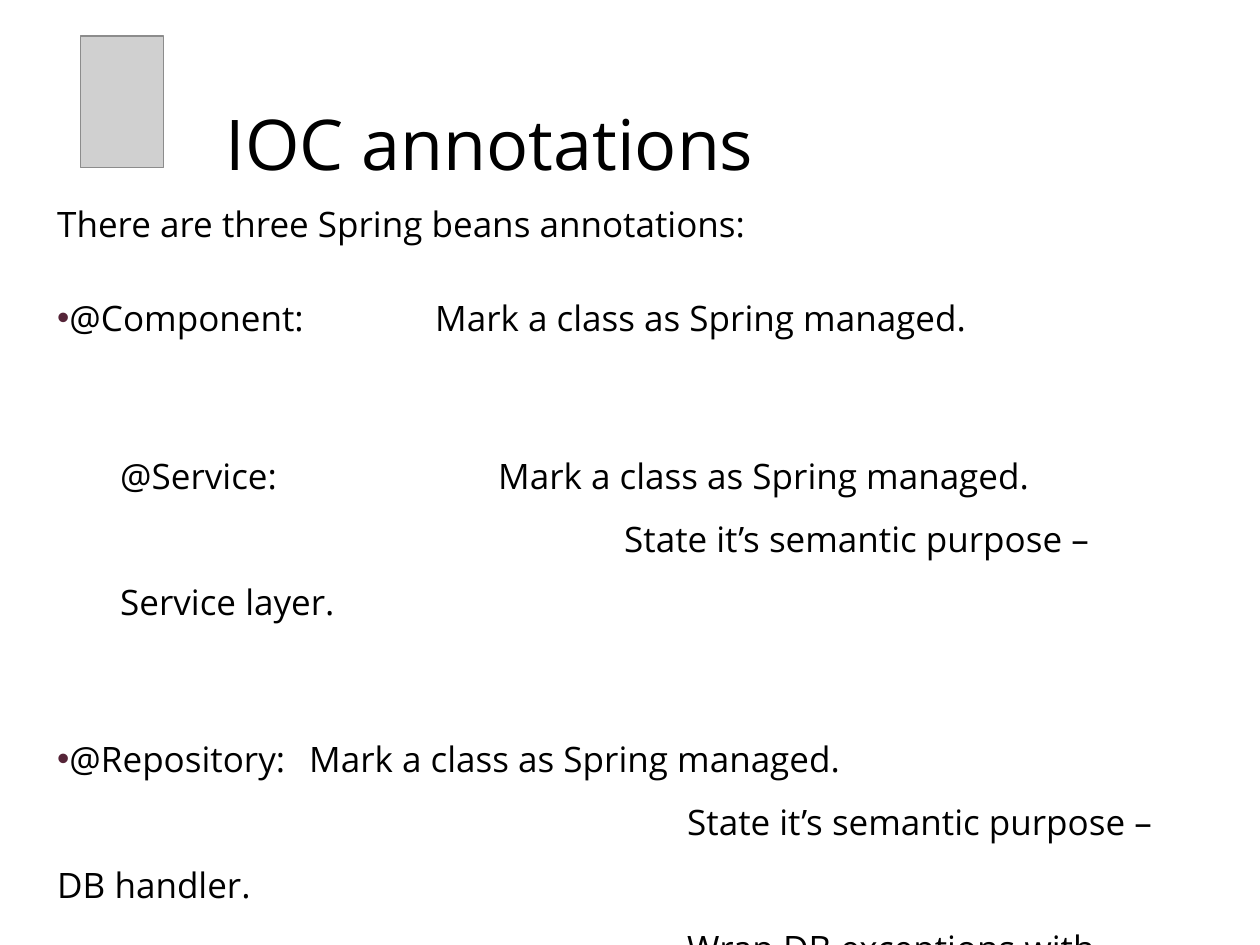
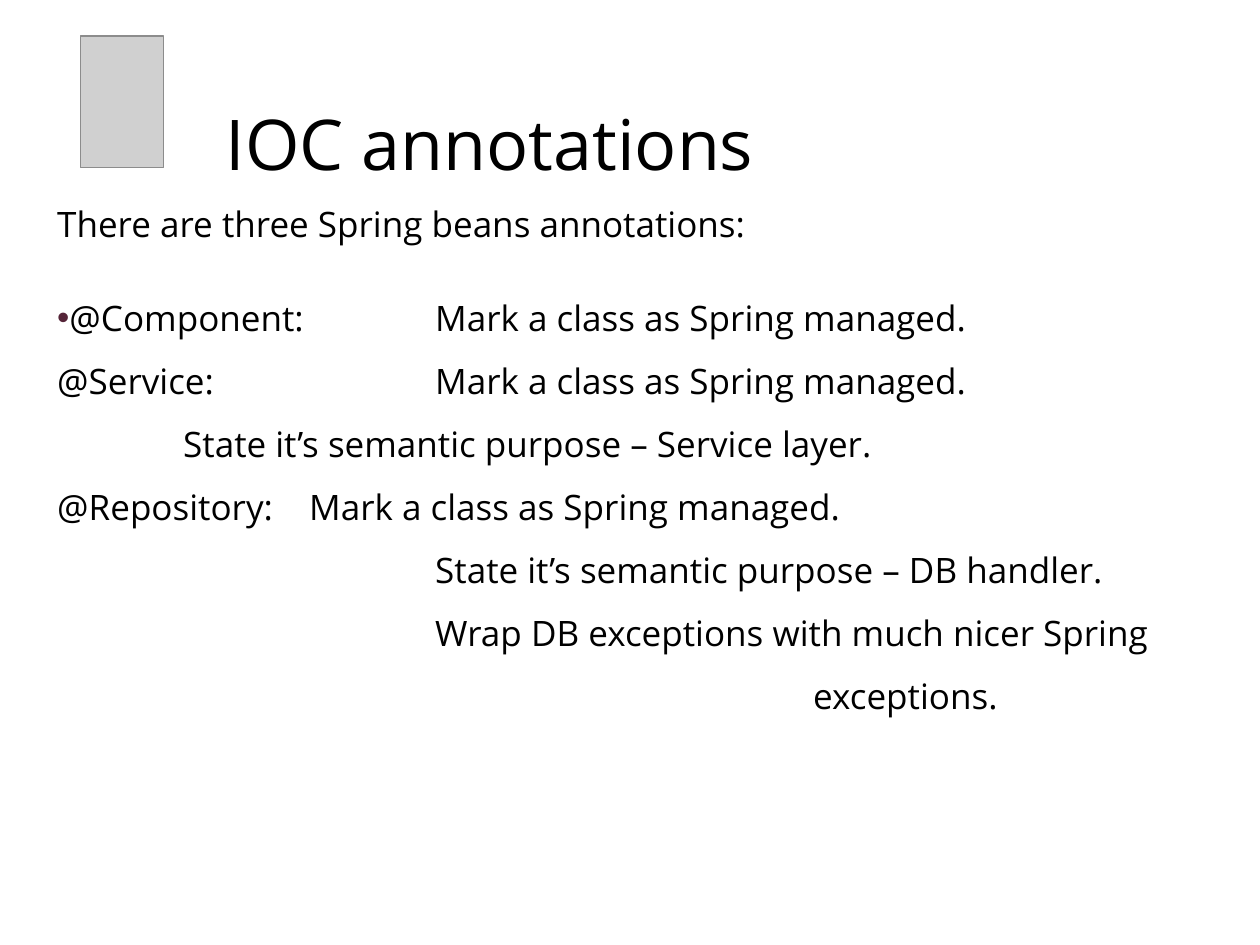
Before and after one commit to chaimt/Tikal-Java-RoadMap, a slide deck: slide 22 of Presentations/5 - Spring_IOC.pptx (slide 23 before the commit). Drawn at 1260x945 pixels with LibreOffice and Linux fonts; fonts in the diff are those of the drawing; grey boxes stand for pictures; background and template pictures are left out. Boxes give left, top, right and bottom in pixels: in the first picture for what was removed or moved away, otherwise in the second. Text is boxed around its words. In the diff, an @@ line names an element or a change of style, - is before the commit and + after.

```diff
--- a/Presentations/5 - Spring_IOC.pptx
+++ b/Presentations/5 - Spring_IOC.pptx
@@ text at (57, 304, 1148, 718): text changed @@
-• @Component: Mark a class as Spring managed.
-@Service: Mark a class as Spring managed.
-State it’s semantic purpose – Service layer.
-• @Repository: Mark a class as Spring managed.
-  State it’s semantic purpose – DB handler.
-  Wrap DB exceptions with much nicer Spring exceptions.
+• @Component: Mark a class as Spring managed.
+  @Service: Mark a class as Spring managed. State it’s semantic purpose – Service layer.
+  @Repository: Mark a class as Spring managed.
+  State it’s semantic purpose – DB handler.
+  Wrap DB exceptions with much nicer Spring exceptions.
```
Also in this commit, not shown: 3 other slides changed, 1 slide added, 2 slides removed, 48 other files.
